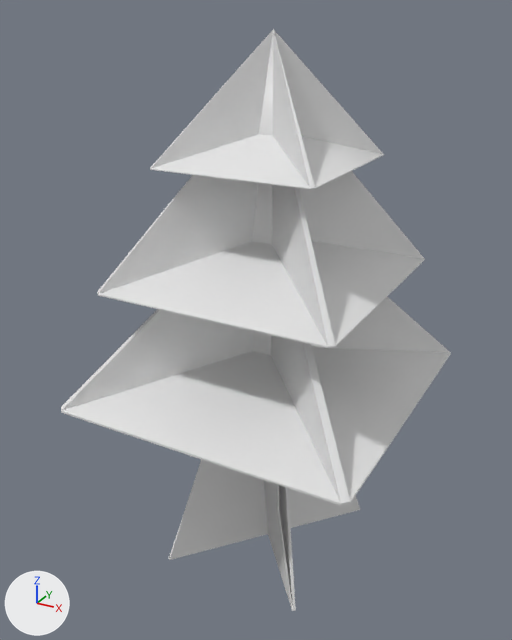
Before and after pictures for a commit that changed the FBX model Assets/Models/Earth/Environnement/Arbre_03.FBX.
Before and after are seen from a camera (50 mm lens) standing at (2.55, -4.89, 4.67) and looking at (-0.11, -0.06, 2.26). Arrows for +X, +Y and +Z are at lower left; the lights stay in place. Where no turn or scale is listed for an object, it has been applied to the vertices.

The scene before the commit, as lines of its bpy script (objects in view):
```python
me_mesh = bpy.data.meshes.new('Mesh')
me_mesh.from_pydata(...)  # 197 vertices, 195 faces; spans x -1.26..1.26, y -1.31..1.31, z 0.0..4.54
ob_arbre_03 = bpy.data.objects.new('Arbre_03', me_mesh)
ob_arbre_03.location = (0.0, 0.0, 0.0)
```
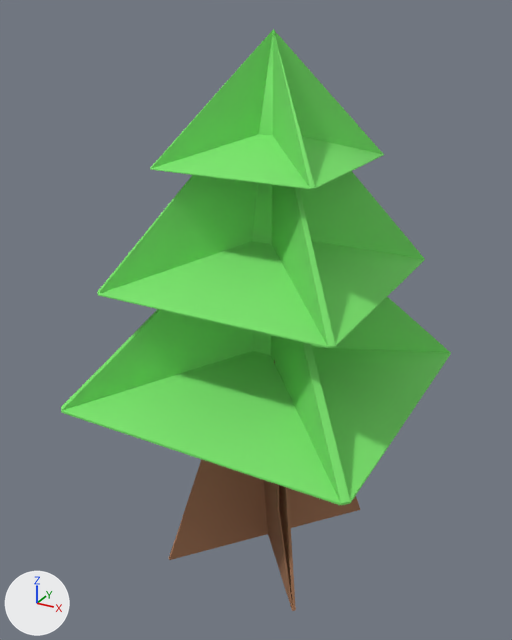
Pixel boxes (x1, y1, x2, y2) of what changed, in the pictures (512 x 640 px):
part 1 of me_mesh, recoloured (grey to brown)
    both: (169, 358, 360, 611)
part 2 of me_mesh, recoloured (white to green)
    both: (61, 29, 451, 505)

Patch to the scene script:
```diff
--- a/Assets/Models/Earth/Environnement/Arbre_03.FBX.py
+++ b/Assets/Models/Earth/Environnement/Arbre_03.FBX.py
@@ mat_tronc @@
+mat_tronc = principled_material('Tronc')
+mat_tronc.base_color = (0.376, 0.176, 0.0902)  # brown #a57455
+mat_tronc.roughness = 0.859
@@ mat_feuille @@
+mat_feuille = principled_material('Feuille')
+mat_feuille.base_color = (0.2, 0.784, 0.153)  # green #7ce56d
+mat_feuille.roughness = 0.859
@@ me_mesh @@
 me_mesh.from_pydata(...)  # 197 vertices, 195 faces; spans x -1.26..1.26, y -1.31..1.31, z 0.0..4.54
 # used by ob_arbre_03; location = (0.0, 0.0, 0.0)
+# me_mesh part 1: all 36 faces centred in x -0.57..0.51, y -0.67..0.67, z 0.4..1.67 switch from no material to mat_tronc (brown #a57555)
+# me_mesh part 2: all 159 faces centred in x -1.26..1.26, y -1.31..1.31, z 1.7..4.05 switch from no material to mat_feuille (green #7ce56d)
```
